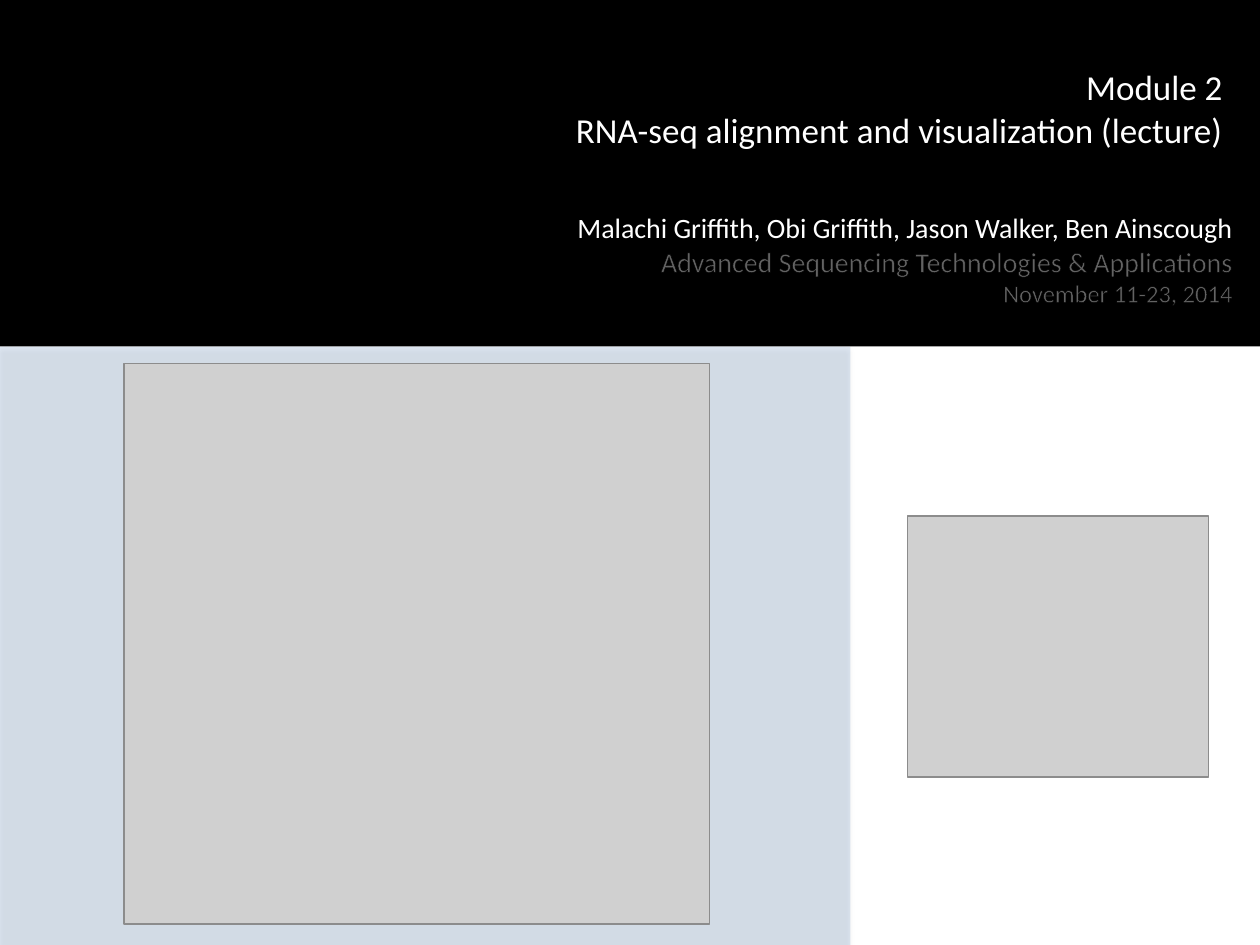
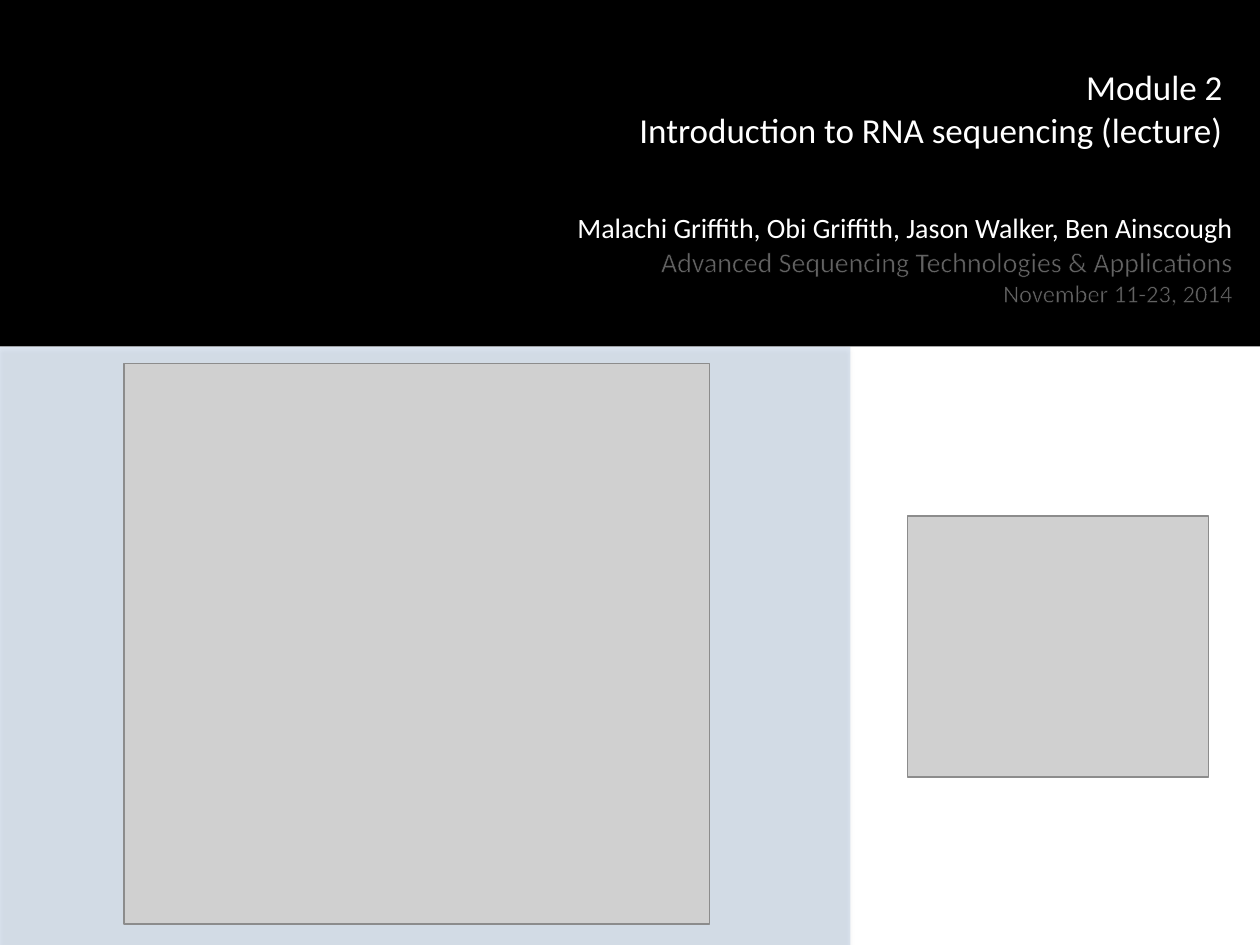
Before and after one commit to griffithlab/rnaseq_tutorial, a slide deck: slide 2 of lectures/cshl/2014/RNASeq_Module2_Lecture.pptx. Drawn at 1260x945 pixels with LibreOffice and Linux fonts; fonts in the diff are those of the drawing; grey boxes stand for pictures; background and template pictures are left out. Boxes give left, top, right and bottom in pixels: in the first picture for what was removed or moved away, otherwise in the second. Text is boxed around its words. In the diff, an @@ line names an element or a change of style, - is before the commit and + after.

Commit message:
harmonize module numbering with wiki numbering

```diff
--- a/lectures/cshl/2014/RNASeq_Module2_Lecture.pptx
+++ b/lectures/cshl/2014/RNASeq_Module2_Lecture.pptx
@@ text at [639,75,1223,149]: text changed @@
-Module 2
-RNA-seq alignment and visualization (lecture)
+Module 2
+Introduction to RNA sequencing (lecture)
```
Also in this commit, not shown: 3 other slides changed, 21 slides added, 21 slides removed, 17 other files.
